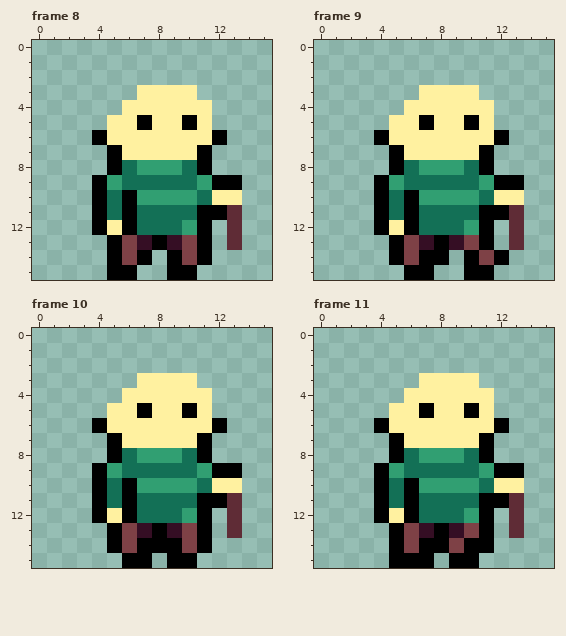
Pixel-art file -- Assets/sprites/granny-new/walk.aseprite. That is the earlier state.
16x16 pixels, 11 frames. Shown: frame 8, frame 9, frame 10, frame 11. The commit also changed other frames, which this record leaves out.
The same view after the edit:
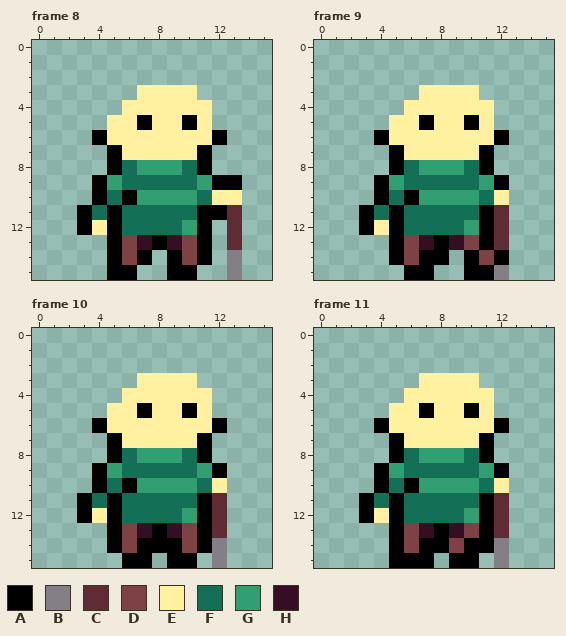
Palette (. is transparent): A #000000  B #847e87  C #5f2c36  D #7e4146  E #fff1a0  F #137056  G #319f72  H #350e24
Edits made:
Frame 8:
The edit adds colour A in rows 11 to 12 at x 3.
Colour E gives way to colour A in row 12 at x 5.
Colour F gives way to colour A in row 11 at x 5.
The edit adds colour B in rows 14 to 15 at x 13.
Colour A gives way to colour E in row 12 at x 4.
Colour A gives way to colour F in row 11 at x 4 and 6; in row 12 at x 6.
Frame 9:
The edit adds colour A in rows 11 to 12 at x 3.
Colour E gives way to colour A in row 12 at x 5.
Colour F gives way to colour A in row 11 at x 5.
The edit adds colour B in row 15 at x 12.
The edit adds colour C in rows 12 to 13 at x 12.
Colour A gives way to colour C in row 11 at x 12.
Colour A gives way to colour E in row 12 at x 4.
Colour A gives way to colour F in row 11 at x 4 and 6; in row 12 at x 6.
The author cleared colour A in row 9 at x 13.
The author cleared colour C in rows 11 to 13 at x 13.
The author cleared colour E in row 10 at x 13.
Frame 10:
The edit adds colour A in rows 11 to 12 at x 3.
Colour E gives way to colour A in row 12 at x 5.
Colour F gives way to colour A in row 11 at x 5.
The edit adds colour B in rows 14 to 15 at x 12.
The edit adds colour C in rows 12 to 13 at x 12.
Colour A gives way to colour C in row 11 at x 12.
Colour A gives way to colour E in row 12 at x 4.
Colour A gives way to colour F in row 11 at x 4 and 6; in row 12 at x 6.
The author cleared colour A in row 9 at x 13.
The author cleared colour C in rows 11 to 13 at x 13.
The author cleared colour E in row 10 at x 13.
Frame 11: the same change as frame 10
